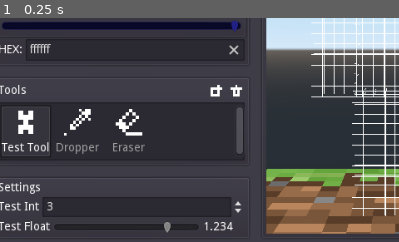
Above: before the commit, frame 1.
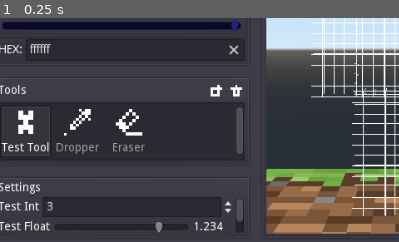
Above: after the commit, the same moment.

Repository: tianer2820/BetterSkin2
Game: Godot game, scene res://assets/gui_root.tscn
The game is run twice, just before and just after one commit, with the same random seed, the same clock (stepped at 60 frames per second) and the same inputs. The engine's default icon, where the game draws it, is replaced by a stand-in: a white triangle on a blue panel in a dark square.
Inputs:
- Up to frame 1 (0.25 s): no input
The pictures show only the part of the screen within x 1-51%, y 50-100%; the shares and areas given below are measured in that part.

The runs differ from the first frame. In frame 1, 0.6% of the frame differs, in the area x 38-62%, y 79-96%.

Commit message:
add bool property panel

Diff:
--- /dev/null
+++ b/assets/tool_settings_panel/property_panels/bool_panel.gd
@@ -0,0 +1,18 @@
+extends PropPanelBase
+
+
+func set_name(new_name: String):
+	$Label.text = new_name.capitalize()
+
+func set_prop(prop: ToolProp):
+	$CheckBox.pressed = prop.value_default
+
+func set_value(value):
+	$CheckBox.pressed = value
+
+func get_value():
+	return $CheckBox.pressed
+
+
+func _on_CheckBox_toggled(button_pressed):
+	emit_signal("value_changed")
--- /dev/null
+++ b/assets/tool_settings_panel/property_panels/bool_panel.tscn
@@ -0,0 +1,23 @@
+[gd_scene load_steps=2 format=2]
+
+[ext_resource path="res://assets/tool_settings_panel/property_panels/bool_panel.gd" type="Script" id=1]
+
+[node name="Control" type="HBoxContainer"]
+anchor_right = 1.0
+anchor_bottom = 1.0
+margin_right = -688.0
+margin_bottom = -509.0
+script = ExtResource( 1 )
+
+[node name="Label" type="Label" parent="."]
+margin_top = 8.0
+margin_right = 25.0
+margin_bottom = 22.0
+text = "text"
+
+[node name="CheckBox" type="CheckBox" parent="."]
+margin_left = 29.0
+margin_right = 53.0
+margin_bottom = 31.0
+
+[connection signal="toggled" from="CheckBox" to="." method="_on_CheckBox_toggled"]
--- a/assets/tool_settings_panel/tool_settings_panel.gd
+++ b/assets/tool_settings_panel/tool_settings_panel.gd
@@ -9,6 +9,7 @@
 # panel resources
 var INTEGER_PANEL = preload("res://assets/tool_settings_panel/property_panels/integer_panel.tscn") as PackedScene
 var FLOAT_PANEL = preload("res://assets/tool_settings_panel/property_panels/float_panel.tscn") as PackedScene
+var BOOL_PANEL = preload("res://assets/tool_settings_panel/property_panels/bool_panel.tscn") as PackedScene
 
 
 func _ready() -> void:
@@ -48,7 +49,12 @@
 			ToolProp.BRUSH_TIP:
 				pass
 			ToolProp.BOOL:
-				pass
+				var panel = BOOL_PANEL.instance() as PropPanelBase
+				panel.set_name(p_name)
+				panel.set_prop(prop)
+				panel.set_value(tool_obj.get_prop(p_name))
+				panel.connect("value_changed", self, "_on_prop_panel_change", [p_name, panel])
+				$VBox/Scroll/VBox.add_child(panel)
 			ToolProp.CHOICE:
 				pass
 			_:
